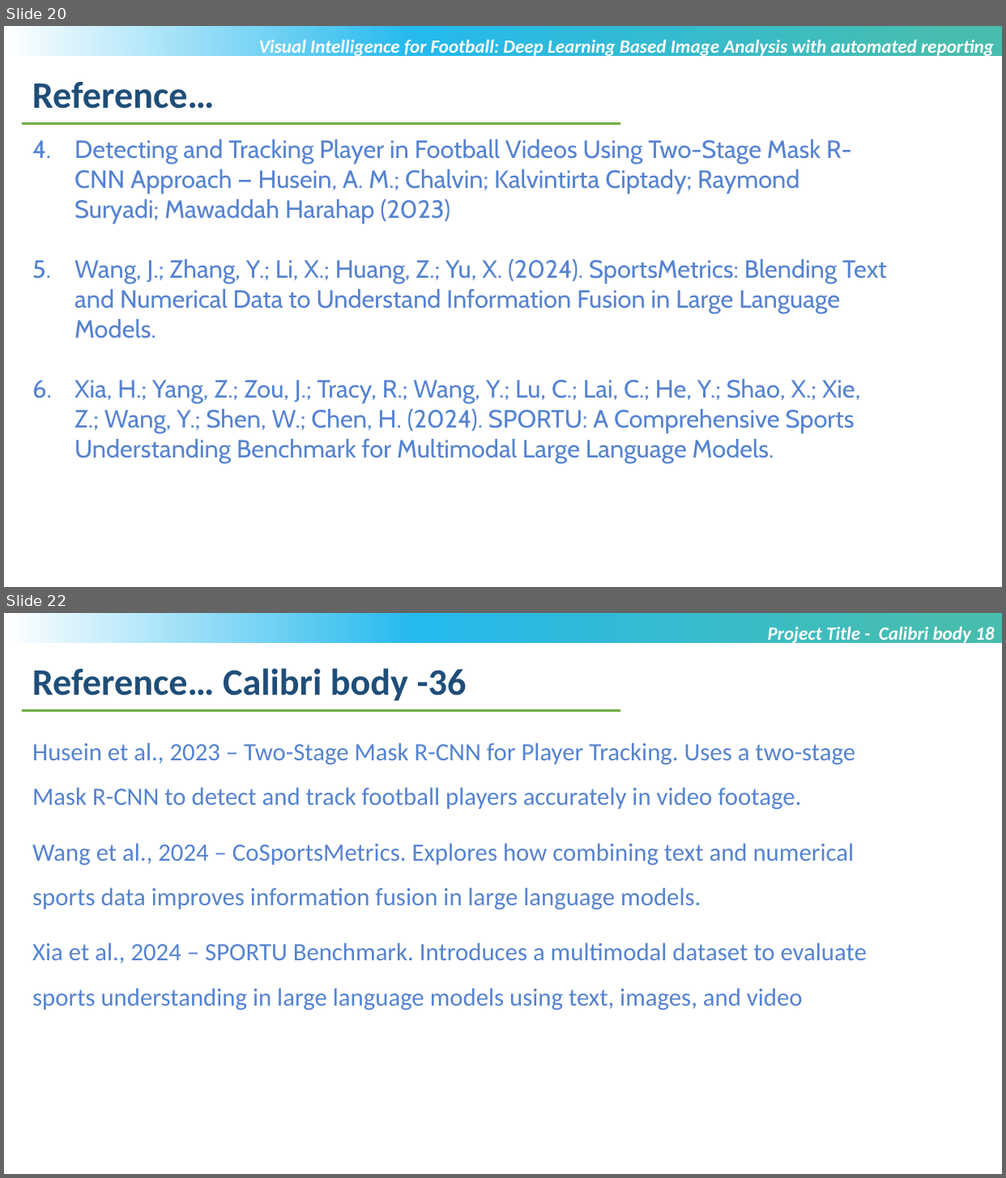
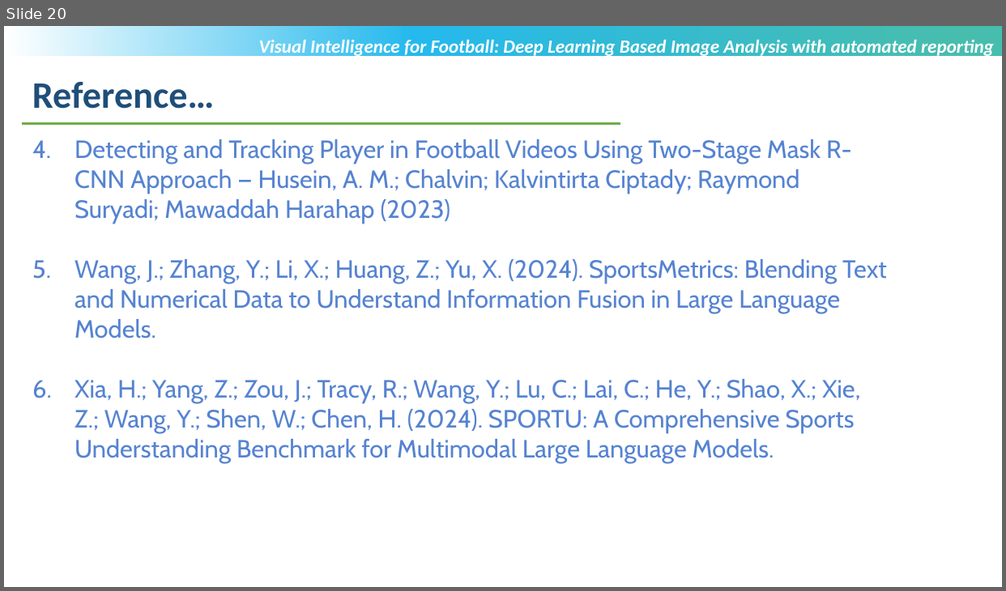
Before and after one commit to anandampaul2024-afk/Anandam-_college, a slide deck: MTech-Project_Review3_PPT_Anandam_Paul_T8635.pptx. Shown one above the other, each under a label of ours: slides 20 and 22 before the commit, slide 20 after it; the slides between them are not shown. The pictures are 1006x1178 and 1006x591 pixels, drawn with LibreOffice and Linux fonts; fonts in the diff are those of the drawing; background and template pictures are left out. Boxes give left, top, right and bottom in pixels: in the first picture for what was removed or moved away, otherwise in the second. Text is boxed around its words. In the diff, an @@ line names an element or a change of style, - is before the commit and + after.

```diff
--- a/MTech-Project_Review3_PPT_Anandam_Paul_T8635.pptx
+++ b/MTech-Project_Review3_PPT_Anandam_Paul_T8635.pptx
@@ slide 22 removed at [4, 613, 1002, 1174], background #FFFFFF; not listed: 1 template element that a slide beside it also shows @@
@@ text removed at [768, 627, 994, 645] @@
-Project Title - Calibri body 18
@@ text removed at [32, 668, 467, 701] @@
-Reference… Calibri body -36
@@ line removed from (22, 710) to (620, 710) @@
@@ text removed at [32, 743, 867, 1011] @@
-Husein et al., 2023 – Two-Stage Mask R-CNN for Player Tracking. Uses a two-stage Mask R-CNN to detect and track football players accurately in video footage.
-Wang et al., 2024 – CoSportsMetrics. Explores how combining text and numerical sports data improves information fusion in large language models.
-Xia et al., 2024 – SPORTU Benchmark. Introduces a multimodal dataset to evaluate sports understanding in large language models using text, images, and video
```
Also in this commit, not shown: 4 slides changed, 1 other slide removed.
